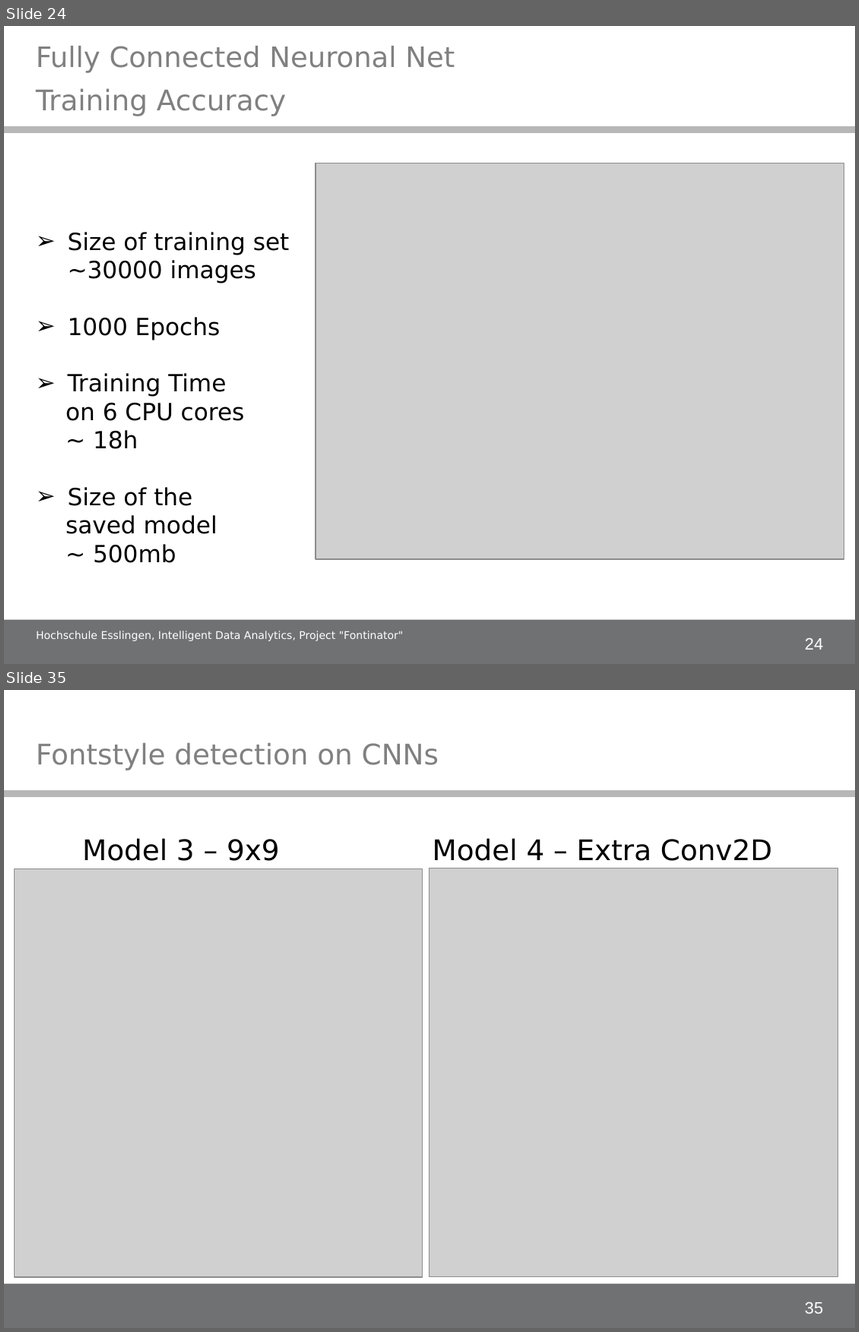
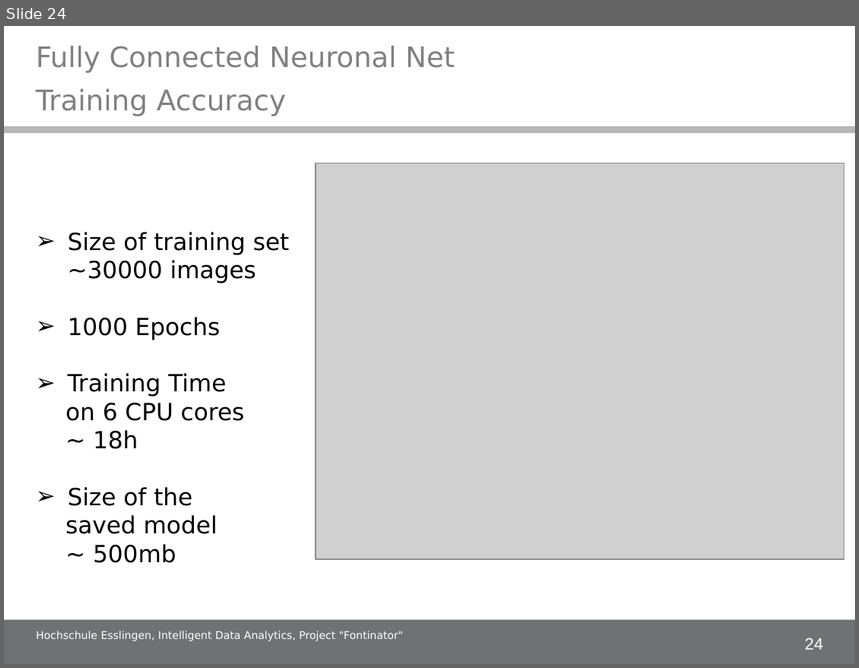
Before and after one commit to alex-ta/Fontinator, a slide deck: Documents/IDA_project_presentation.ppt. Shown one above the other, each under a label of ours: slides 24 and 35 before the commit, slide 24 after it; the slides between them are not shown. The pictures are 859x1332 and 859x668 pixels, drawn with LibreOffice and Linux fonts; fonts in the diff are those of the drawing; grey boxes stand for pictures; background and template pictures are left out. Boxes give left, top, right and bottom in pixels: in the first picture for what was removed or moved away, otherwise in the second. Text is boxed around its words. In the diff, an @@ line names an element or a change of style, - is before the commit and + after.

```diff
--- a/Documents/IDA_project_presentation.ppt
+++ b/Documents/IDA_project_presentation.ppt
@@ slide 35 removed at (4, 690, 855, 1328), background #FFFFFF; not listed: 3 template elements that a slide beside it also shows @@
@@ title removed at (36, 742, 439, 770) @@
-Fontstyle detection on CNNs
@@ text removed at (82, 838, 280, 901) @@
-Model 3 – 9x9 Kernel
@@ text removed at (433, 838, 772, 861) @@
-Model 4 – Extra Conv2D Layer
@@ picture removed at (14, 869, 423, 1277) @@
@@ picture removed at (430, 869, 838, 1277) @@
```
Also in this commit, not shown: 6 slides changed, 4 slides added, 7 other slides removed.
